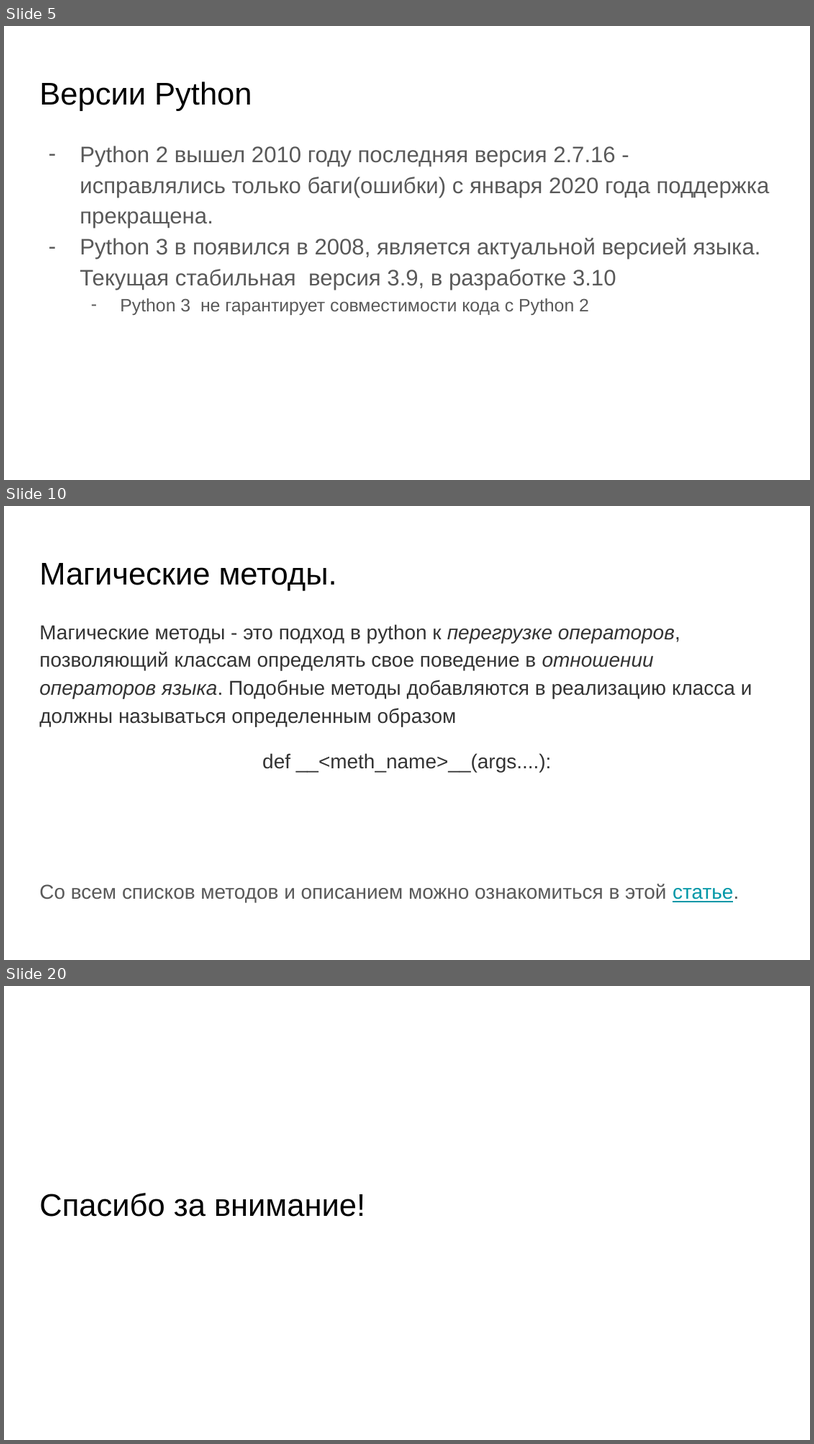
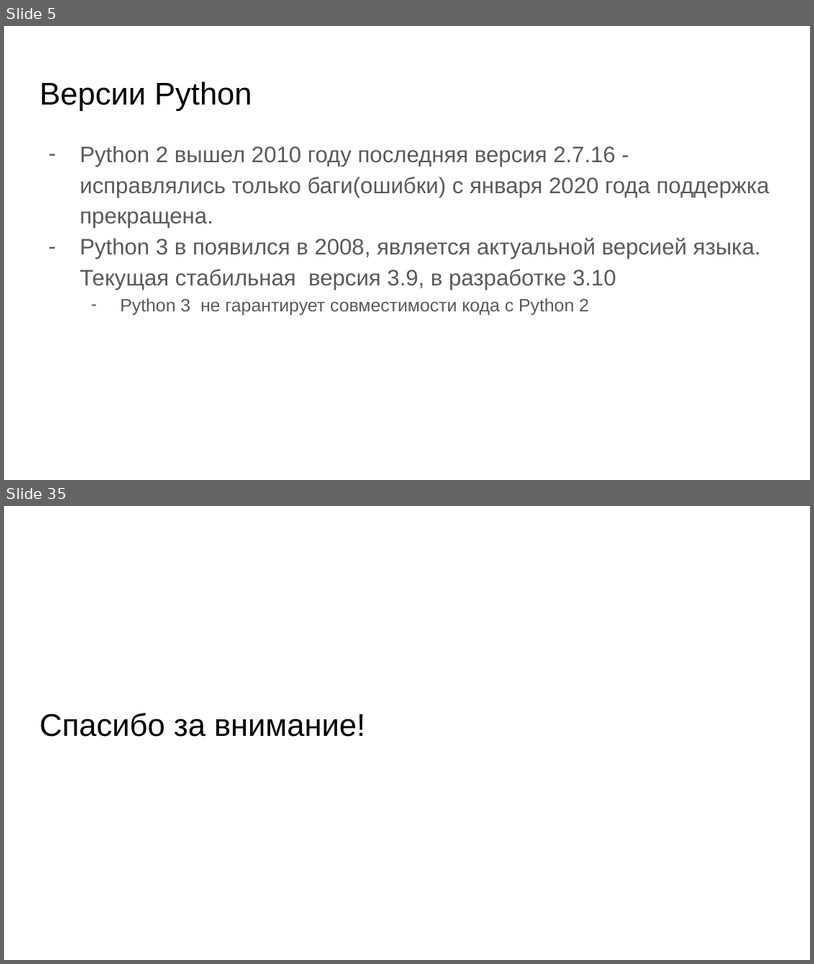
Before and after one commit to skhayrulin/python_course, a slide deck: lecture/Lecture12.pptx. Shown one above the other, each under a label of ours: slides 5, 10 and 20 before the commit, slides 5 and 35 after it; the slides between them are not shown. The pictures are 814x1444 and 814x964 pixels, drawn with LibreOffice and Linux fonts; fonts in the diff are those of the drawing. Boxes give left, top, right and bottom in pixels: in the first picture for what was removed or moved away, otherwise in the second. Text is boxed around its words. In the diff, an @@ line names an element or a change of style, - is before the commit and + after.

```diff
--- a/lecture/Lecture12.pptx
+++ b/lecture/Lecture12.pptx
@@ slide 10 removed at (4,506,810,960), background #FFFFFF @@
@@ title removed at (39,563,337,591) @@
-Магические методы.
@@ text removed at (39,624,753,772) @@
-Магические методы - это подход в python к перегрузке операторов, позволяющий классам определять свое поведение в отношении операторов языка. Подобные методы добавляются в реализацию класса и должны называться определенным образом
-def __<meth_name>__(args....):
@@ text removed at (39,883,739,903) @@
-Со всем списков методов и описанием можно ознакомиться в этой статье.
@@ what was slide 20 is now slide 35 @@
```
Also in this commit, not shown: 33 slides added, 13 other slides removed, 8 other files.
